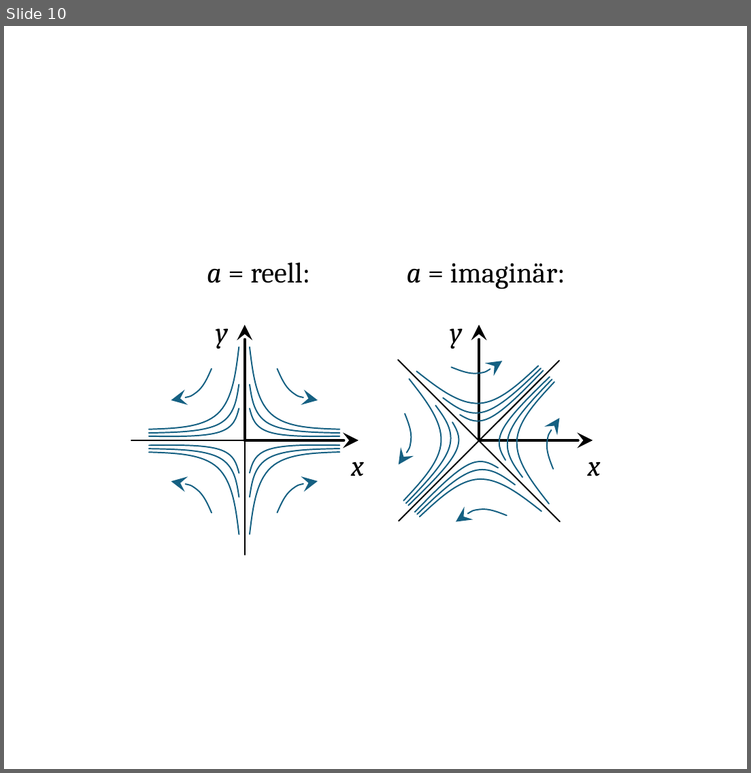
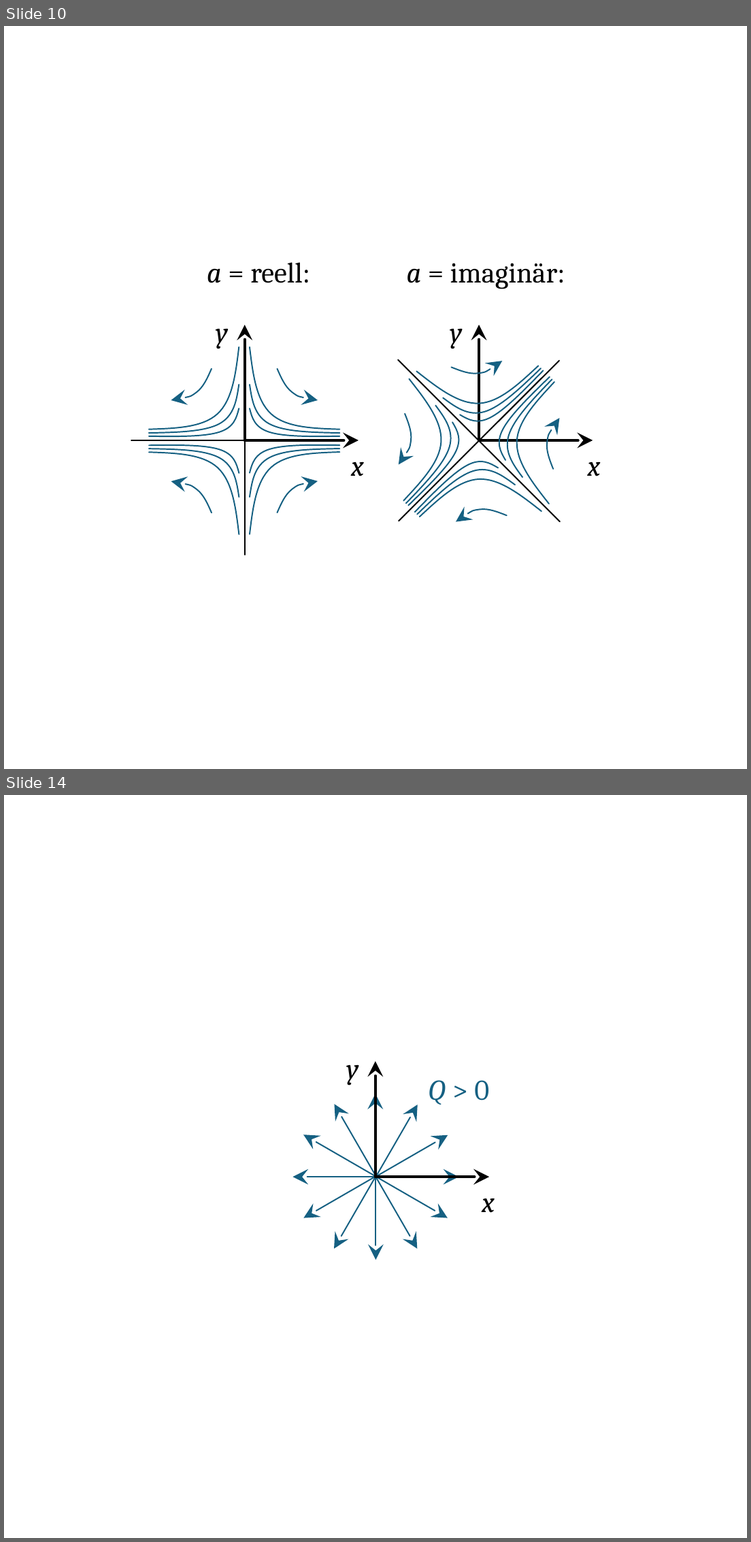
Before and after one commit to m4zeRobot/Project-FoSa, a slide deck: Strömungslehre 2/images/SL2-Images.pptx. Shown one above the other, each under a label of ours: slide 10 before the commit, slides 10 and 14 after it; the slides between them are not shown. The pictures are 751x773 and 751x1542 pixels, drawn with LibreOffice and Linux fonts; fonts in the diff are those of the drawing. Boxes give left, top, right and bottom in pixels: in the first picture for what was removed or moved away, otherwise in the second. Text is boxed around its words. In the diff, an @@ line names an element or a change of style, - is before the commit and + after.

```diff
--- a/Strömungslehre 2/images/SL2-Images.pptx
+++ b/Strömungslehre 2/images/SL2-Images.pptx
@@ slide 14 added at (4, 795, 747, 1538), background #FFFFFF @@
@@ text added at (428, 1080, 489, 1104), 11 pt, text #156082 @@
+Q > 0
@@ group added at (292, 1093, 458, 1259): 12 arrows @@
@@ group added at (346, 1061, 494, 1213): 2 arrows, 2 texts @@
+y
+x
```
Also in this commit, not shown: 1 slide changed, 6 other slides added, 9 other files.
